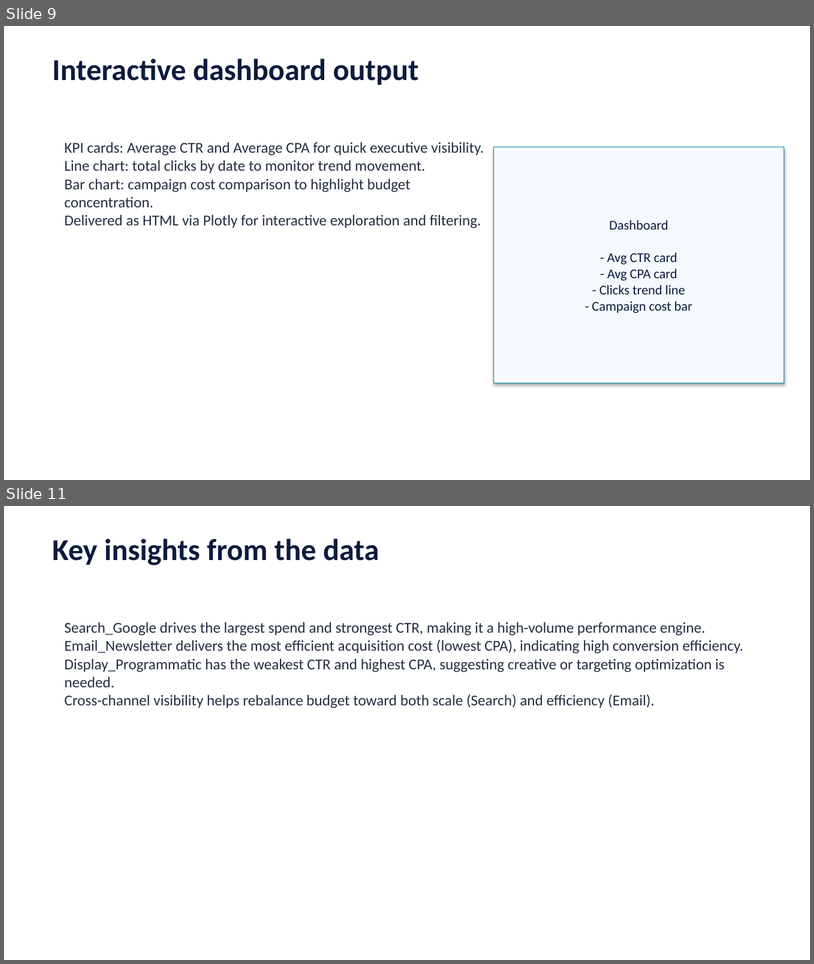
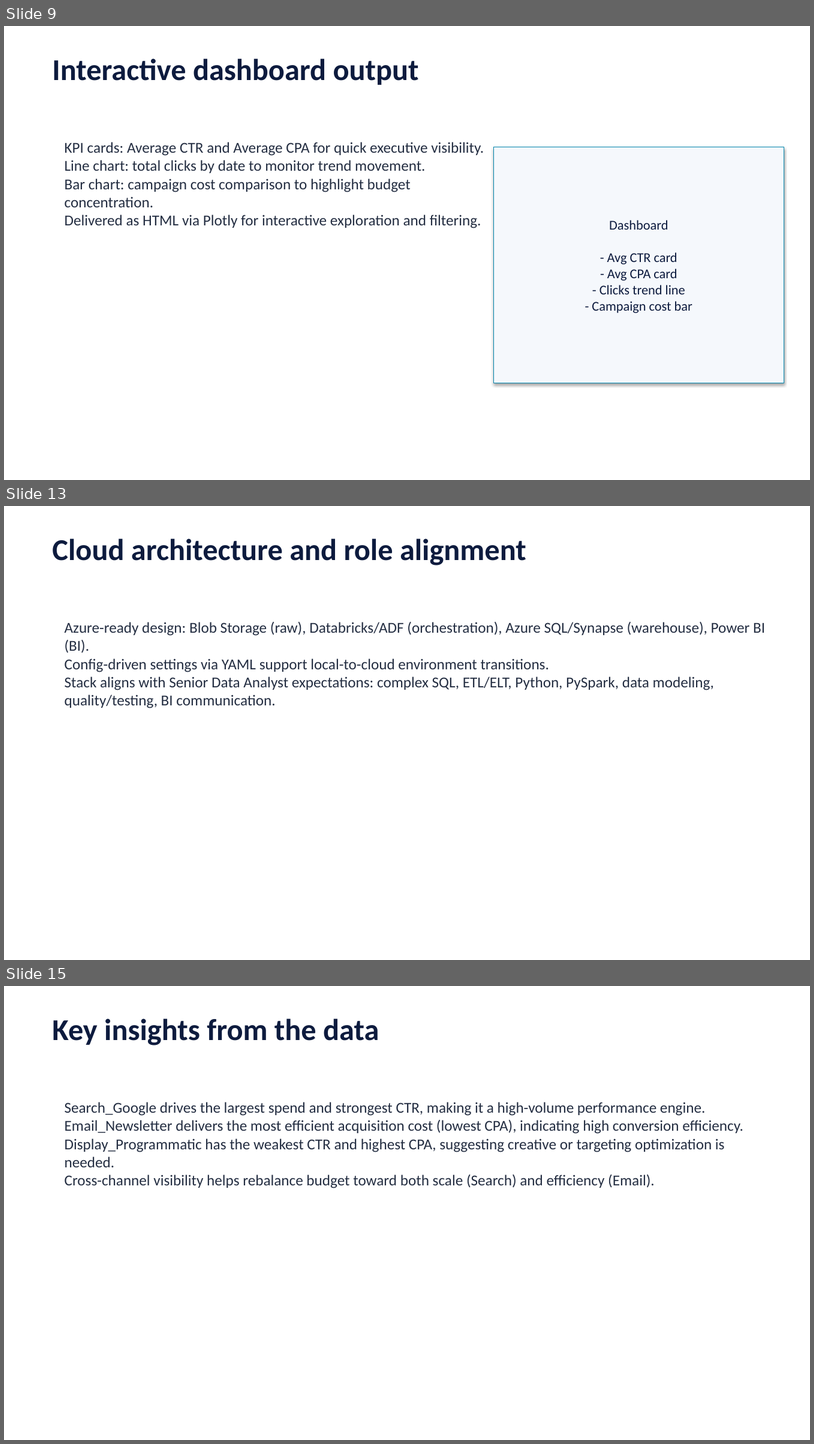
Before and after one commit to yousefessa2112/marketing-data-platform, a slide deck: dashboard/Marketing_Data_Pipeline_Presentation.pptx. Shown one above the other, each under a label of ours: slides 9 and 11 before the commit, slides 9, 13 and 15 after it; the slides between them are not shown. The pictures are 814x964 and 814x1444 pixels, drawn with LibreOffice and Linux fonts; fonts in the diff are those of the drawing. Boxes give left, top, right and bottom in pixels: in the first picture for what was removed or moved away, otherwise in the second. Text is boxed around its words. In the diff, an @@ line names an element or a change of style, - is before the commit and + after.

Commit message:
Add advanced analytics stack: SQL modeling, PySpark, QA, logging, cloud docs, and BI exports

```diff
--- a/dashboard/Marketing_Data_Pipeline_Presentation.pptx
+++ b/dashboard/Marketing_Data_Pipeline_Presentation.pptx
@@ slide 13 added at bbox=[4, 506, 810, 960], background #FFFFFF @@
@@ text added at bbox=[52, 538, 527, 565], 36 pt, text #0D1B3E, bold @@
+Cloud architecture and role alignment
@@ text added at bbox=[65, 621, 765, 708], 18 pt, text #242E42 @@
+Azure-ready design: Blob Storage (raw), Databricks/ADF (orchestration), Azure SQL/Synapse (warehouse), Power BI (BI).
+Config-driven settings via YAML support local-to-cloud environment transitions.
+Stack aligns with Senior Data Analyst expectations: complex SQL, ETL/ELT, Python, PySpark, data modeling, quality/testing, BI communication.
@@ what was slide 11 is now slide 15 @@
```
Also in this commit, not shown: 1 slide changed, 5 other slides added, 2 slides removed, 23 other files.
